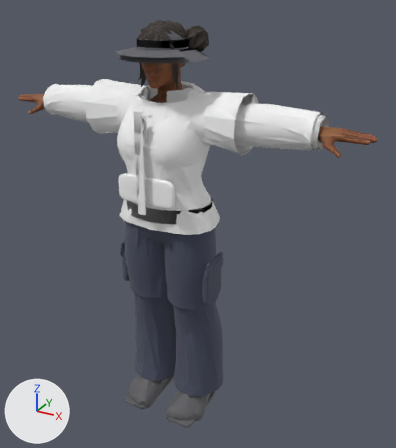
Renders of the glTF model nigeria-life/public/models/characters/human_female.glb from each side of a commit.
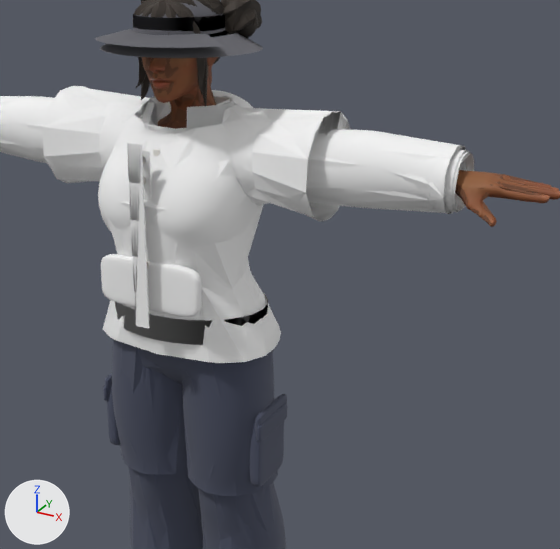
Each version is shown whole from a 50 mm camera at (1.181, -1.863, 1.908) aimed at (0.1, 0.101, 0.926), then close up on the part from 16% to 95% of the width and 7% to 76% of the height. The lights are fixed; the arrows at lower left show +X, +Y and +Z. The first two pictures are the older version. Vertices at exactly the same position are counted once.

The first close-up shows 'Body_c00000', 'Hair_Buns', 'LOD_Outfit_Bottom_Long__jeans_baggy', 'LOD_Outfit_Bottom_Short__cargo_shorts', 'LOD_Outfit_Top_Long__hoodie', 'LOD_Outfit_Top_Short__tee_oversized', 'Outfit_Bottom_Long__jeans_baggy', 'Outfit_Bottom_Short__cargo_shorts', 'Outfit_Hat__bucket', 'Outfit_Top_Long__hoodie', 'Outfit_Top_Long__shirt', 'Outfit_Top_Short__tee_oversized' and 8 more.
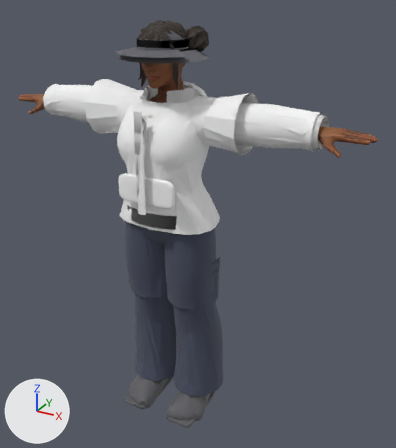
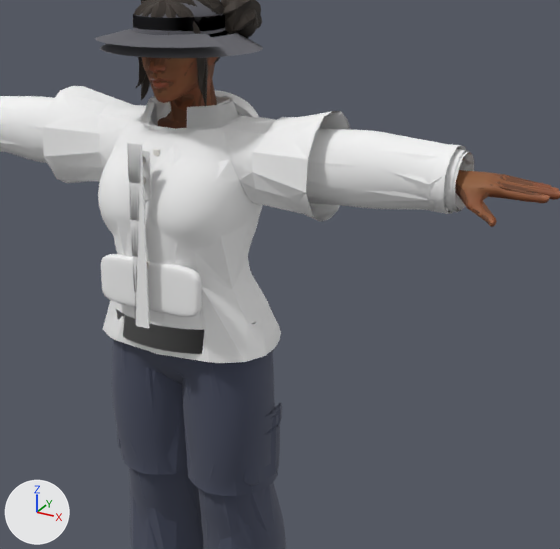
Pixel boxes [x1, y1, x2, y2] of what changed, in the close-ups (560 x 549 px; the box of a moved part takes in the faces that stretch with it):
'Outfit_Top_Short__tee_oversized', reshaped
    before: [43, 91, 350, 363]
    after: [43, 86, 350, 363]
'LOD_Outfit_Top_Short__tee_oversized', reshaped
    before: [43, 86, 348, 362]
    after: [43, 86, 350, 362]
'LOD_Outfit_Top_Long__hoodie', reshaped (mostly hidden)
    before: [0, 96, 474, 320]
    after: [0, 96, 474, 328]
part 1 of me_outfit_top_short__tee_oversized, moved or reshaped
    before: [104, 99, 274, 142]
    after: [99, 101, 275, 142]
part 2 of me_outfit_top_short__tee_oversized, deleted
    before: [324, 111, 347, 136]
part 3 of me_outfit_top_long__hoodie, moved or reshaped
    before: [115, 295, 268, 345]
    after: [116, 309, 256, 354]
part 4 of me_outfit_top_long__hoodie, moved or reshaped (mostly hidden before)
    before: [137, 107, 224, 118]
    after: [116, 107, 270, 131]
part 5 of me_lod_outfit_top_short__tee_oversized, moved or reshaped
    before: [44, 86, 348, 312]
    after: [44, 86, 350, 315]
part 6 of me_lod_outfit_top_long__hoodie, rebuilt (not visible afterwards)
    before: [124, 293, 267, 320]
part 7 of me_lod_outfit_top_long__hoodie, moved or reshaped (mostly hidden)
    both: [0, 98, 474, 214]

Patch to the scene script:
```diff
--- a/nigeria-life/public/models/characters/human_female.glb.py
+++ b/nigeria-life/public/models/characters/human_female.glb.py
@@ me_outfit_top_short__tee_oversized @@
-me_outfit_top_short__tee_oversized.from_pydata(...)  # 1317 vertices, 2418 faces; spans x -0.344..0.344, y -0.164..0.21, z 0.967..1.53
+me_outfit_top_short__tee_oversized.from_pydata(...)  # 1277 vertices, 2266 faces; spans x -0.344..0.344, y -0.164..0.21, z 0.967..1.53
+# me_outfit_top_short__tee_oversized part 1: 42 vertices moved from x -0.197..0.197, y -0.015..0.109, z 1.492..1.518 to x -0.197..0.197, y -0.015..0.109, z 1.485..1.49; 49 vertices removed from x -0.175..0.175, y -0.137..0.166, z 1.318..1.522; 16 vertices added at x -0.106..0.106, y -0.054..0.12, z 1.482..1.49
+# me_outfit_top_short__tee_oversized part 2: 3 vertices removed from x 0.344, y 0.039..0.064, z 1.446..1.449
+# other edits to the shape of me_outfit_top_short__tee_oversized do not show in these pictures
 me_outfit_top_short__tee_oversized.materials.append(mat_cloth_top_jersey)
@@ me_outfit_top_long__hoodie @@
-me_outfit_top_long__hoodie.from_pydata(...)  # 2410 vertices, 4336 faces; spans x -0.638..0.638, y -0.159..0.221, z 1.008..1.534
+me_outfit_top_long__hoodie.from_pydata(...)  # 2371 vertices, 4220 faces; spans x -0.638..0.638, y -0.159..0.221, z 0.985..1.534
+# me_outfit_top_long__hoodie part 3: the loose piece of 112 vertices spanning x -0.202..0.202, y -0.138..0.167, z 1.008..1.068 is moved by (0.0, 0.0, -0.023)
+# me_outfit_top_long__hoodie part 4: 36 vertices moved from x -0.195..0.195, y -0.01..0.095, z 1.487..1.51 to x -0.195..0.195, y -0.01..0.095, z 1.485..1.49; 45 vertices removed from x -0.11..0.11, y -0.131..0.158, z 1.361..1.515; 14 vertices added at x -0.103..0.103, y -0.048..0.115, z 1.482..1.49
+# other edits to the shape of me_outfit_top_long__hoodie do not show in these pictures
 me_outfit_top_long__hoodie.materials.append(mat_cloth_top_fleece)
@@ me_lod_outfit_top_short__tee_oversized @@
-me_lod_outfit_top_short__tee_oversized.from_pydata(...)  # 187 vertices, 298 faces; spans x -0.344..0.344, y -0.163..0.21, z 0.967..1.53
+me_lod_outfit_top_short__tee_oversized.from_pydata(...)  # 190 vertices, 281 faces; spans x -0.344..0.344, y -0.164..0.21, z 0.967..1.526
+# me_lod_outfit_top_short__tee_oversized part 5
+# 55 vertices are removed from x -0.344..0.344, y -0.163..0.182, z 1.028..1.52
+# 191 faces are deleted
+# 3 vertices move from x -0.344..0.344, y -0.163..0.055, z 1.332..1.53 to x -0.195..0.195, y -0.158..0.101, z 1.324..1.49
+# 58 vertices are added at x -0.344..0.344, y -0.164..0.192, z 0.967..1.49
+# 174 new faces join them, mat_cloth_top_jersey (white #f6f6f6)
 me_lod_outfit_top_short__tee_oversized.materials.append(mat_cloth_top_jersey)
@@ me_lod_outfit_top_long__hoodie @@
-me_lod_outfit_top_long__hoodie.from_pydata(...)  # 341 vertices, 520 faces; spans x -0.638..0.638, y -0.155..0.218, z 1.008..1.534
+me_lod_outfit_top_long__hoodie.from_pydata(...)  # 342 vertices, 506 faces; spans x -0.638..0.638, y -0.155..0.218, z 0.985..1.534
+# me_lod_outfit_top_long__hoodie part 6: the loose piece of 23 vertices spanning x -0.197..0.197, y -0.134..0.163, z 1.008..1.068 is rebuilt with 24 vertices and now spans x -0.202..0.202, y -0.134..0.167, z 0.985..1.046
+# me_lod_outfit_top_long__hoodie part 7: 8 vertices moved from x -0.426..0.164, y -0.048..0.14, z 1.316..1.498 to x -0.389..0.171, y -0.141..0.144, z 1.322..1.49; 90 vertices removed from x -0.638..0.638, y -0.153..0.161, z 1.166..1.519; 90 vertices added at x -0.638..0.638, y -0.153..0.16, z 1.185..1.527
 me_lod_outfit_top_long__hoodie.materials.append(mat_cloth_top_fleece)
```
